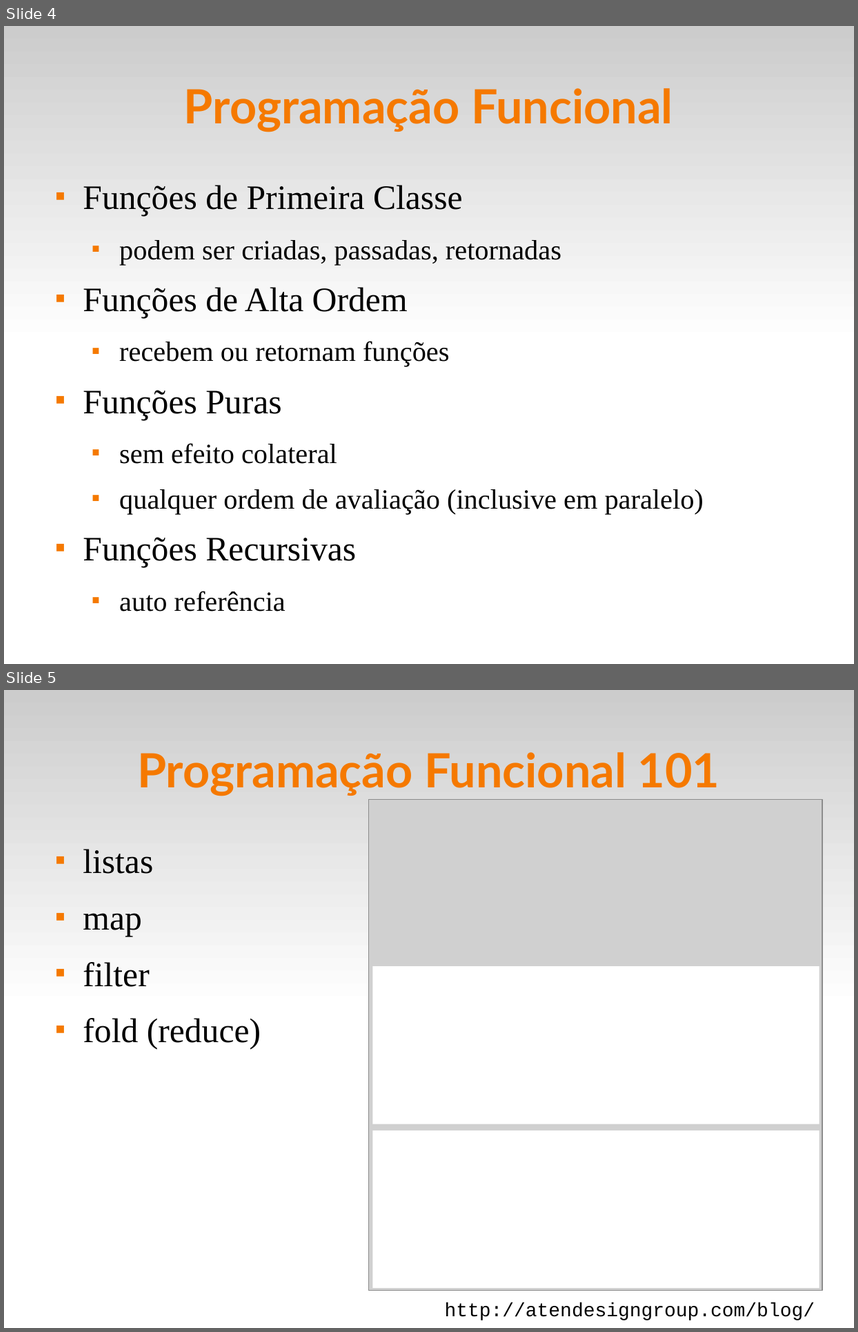
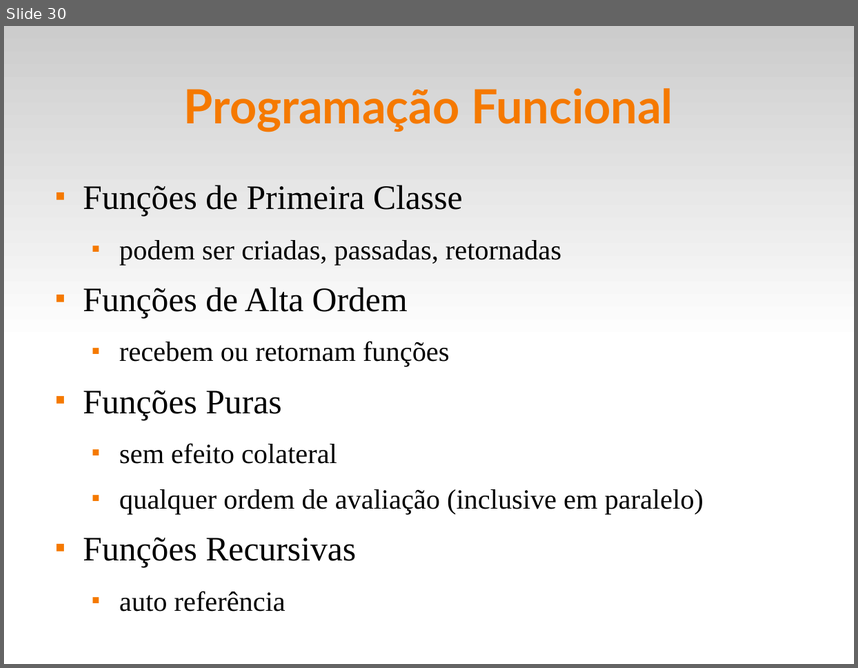
Before and after one commit to fsantanna-uerj/EDL, a slide deck: slides/edl-10-fun.odp. Shown one above the other, each under a label of ours: slides 4 and 5 before the commit, slide 30 after it. The pictures are 858x1332 and 858x668 pixels, drawn with LibreOffice and Linux fonts; fonts in the diff are those of the drawing; grey boxes stand for pictures. Boxes give left, top, right and bottom in pixels: in the first picture for what was removed or moved away, otherwise in the second. Text is boxed around its words. In the diff, an @@ line names an element or a change of style, - is before the commit and + after.

```diff
--- a/slides/edl-10-fun.odp
+++ b/slides/edl-10-fun.odp
@@ slide 5 removed at [4, 690, 854, 1328], background #FFFFFF; not listed: 1 template element that a slide beside it also shows @@
@@ title removed at [137, 752, 720, 796] @@
-Programação Funcional 101
@@ picture removed at [369, 800, 823, 1290] @@
@@ text removed at [83, 849, 261, 1049] @@
-■ listas
-■ map
-■ filter
-■ fold (reduce)
@@ rectangle removed at [372, 966, 820, 1123] @@
@@ rectangle removed at [372, 1130, 820, 1288] @@
@@ text removed at [445, 1302, 815, 1320] @@
-http://atendesigngroup.com/blog/
@@ what was slide 4 is now slide 30 @@
```
Also in this commit, not shown: 7 slides changed, 16 slides added, 1 other slide removed, 5 other files.
